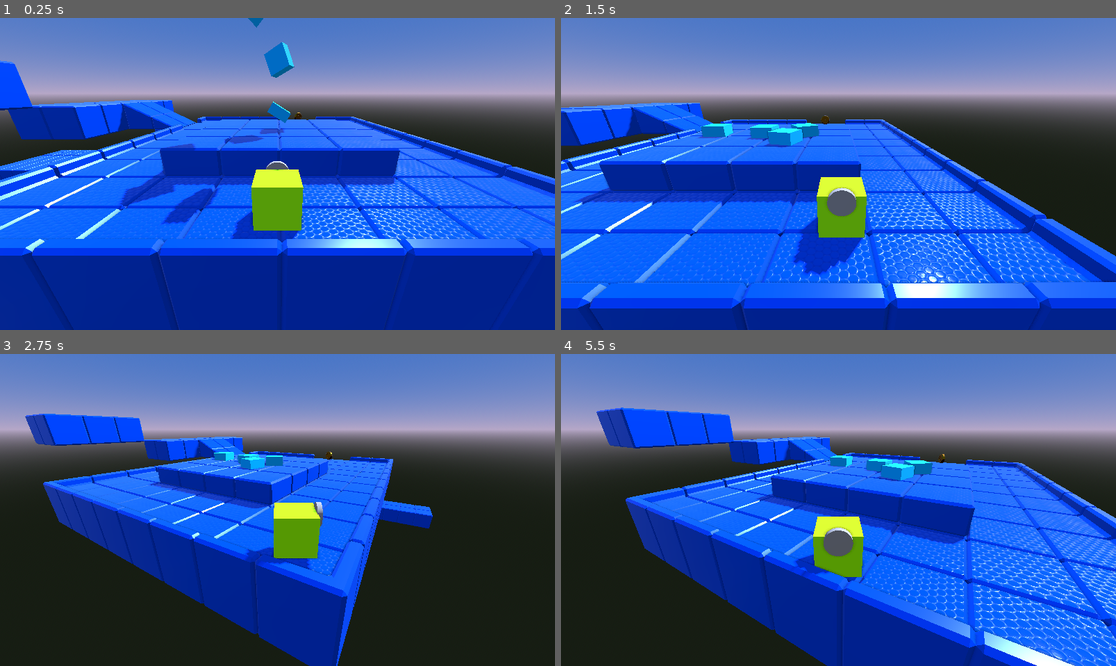
Above: before the commit, frames 1-4 (two rows, left to right).
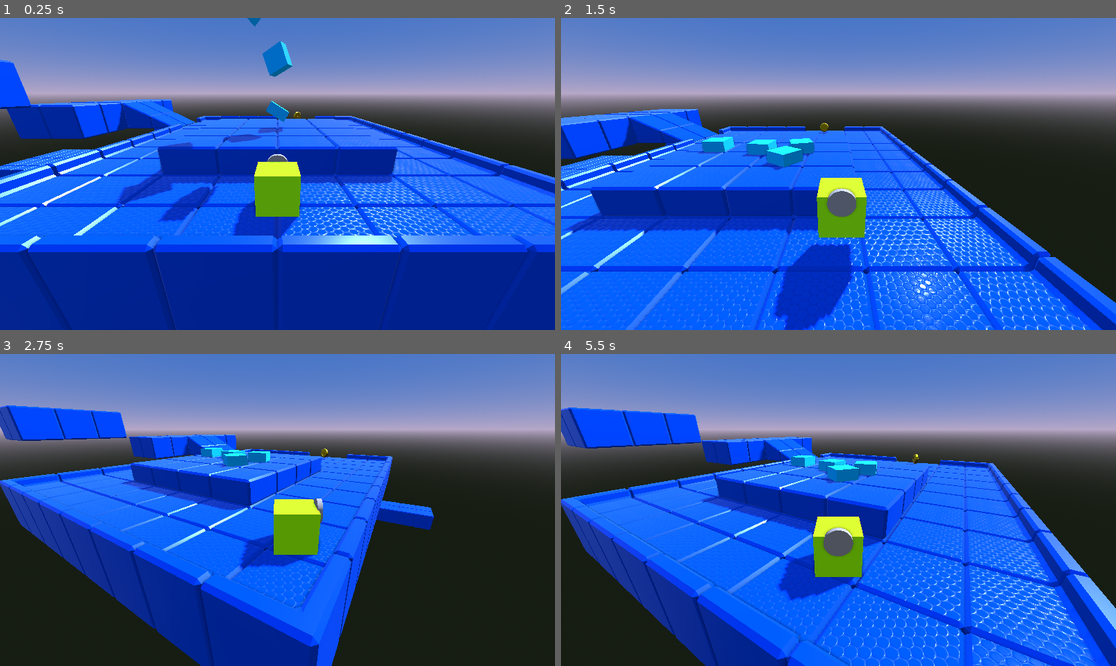
Above: after the commit, the same moments.

Repository: Aran8276/3d-platformer-godot
Game: Godot game, scene res://level_1.tscn
Two runs of this game, one before a commit and one after it. Both use one fixed random seed, a clock stepped at 60 frames per second and the inputs below. The project has no main scene, so this scene is started directly.
Inputs:
- Up to frame 1 (0.25 s): no input
- Up to frame 2 (1.5 s): tap Enter (ui_accept) at 0.5, 0.77 s; hold Right (ui_right) 0.53-1.28 s; tap A (cam_left) at 0.6 s; hold Down (ui_down) from 1.28 s (still down); tap D (cam_right) at 1.35 s
- Up to frame 3 (2.75 s): tap Enter (ui_accept) at 1.52 s; release Down (ui_down) at 2.03 s; hold Right (ui_right) from 2.03 s (still down); tap A (cam_left) at 2.1 s
- Up to frame 4 (5.5 s): release Right (ui_right) at 2.78 s; hold Up (ui_up) 2.78-3.53 s; tap D (cam_right) at 2.85, 4.35 s; tap Enter (ui_accept) at 3.02, 3.77, 4.52 s; hold Left (ui_left) 3.53-5.03 s; tap A (cam_left) at 3.6, 5.1 s; hold Down (ui_down) from 5.03 s (still down)

The runs differ from the first frame. In frame 1, 14% of the frame differs, in the area x 0-100%, y 0-100%; in frame 2, 43%; in frame 3, 25%; in frame 4, 47%, in the area x 0-100%, y 17-100%.

Commit message:
feat: smooth raycast

Diff:
--- a/level_1.tscn
+++ b/level_1.tscn
@@ -26,9 +26,6 @@
 [node name="Block4" parent="Blocks" unique_id=1758820167 instance=ExtResource("1_3hls8")]
 transform = Transform3D(0.70268416, 0.13057326, -0.6994178, -0.57272416, -0.4794613, -0.6649089, -0.42216334, 0.8677948, -0.2621274, -1.0220332, 6.9071345, 0)
 
-[node name="Steve" parent="." unique_id=313516250 instance=ExtResource("2_hbghi")]
-transform = Transform3D(-1, 0, 8.742278e-08, 0, 1, 0, -8.742278e-08, 0, -1, -0.0814805, 0.7968683, 6.4566073)
-
 [node name="Coins" parent="." unique_id=1336586410 instance=ExtResource("4_rka8t")]
 transform = Transform3D(1, 0, 0, 0, 1, 0, 0, 0, 1, 2.0068564, 0.4856664, -10.830872)
 
@@ -41,3 +38,6 @@
 "cells": PackedInt32Array(-3, 65531, 0, -3, 65532, 0, -3, 65533, 0, -3, 65534, 0, -3, 65535, 0, -3, 0, 0, -3, 1, 0, -3, …(3937 unchanged characters)…
 }
 metadata/_editor_floor_ = Vector3(0, -5, 4)
+
+[node name="Steve" parent="." unique_id=313516250 instance=ExtResource("2_hbghi")]
+transform = Transform3D(-1, 0, -8.742278e-08, 0, 1, 0, 8.742278e-08, 0, -1, 0, 0.511702, 6.027)
--- a/steve.gd
+++ b/steve.gd
@@ -2,6 +2,8 @@
 
 const SPEED = 5.0
 const JUMP_VELOCITY = 12
+
+var xform: Transform3D
 
 func _physics_process(delta: float) -> void:
 	# Rotate the camera left / right
@@ -29,7 +31,15 @@
 	if input_dir != Vector2(0, 0):
 		$MeshInstance3D.rotation_degrees.y = $Camera_Controller.rotation_degrees.y - rad_to_deg(input_dir.angle()) + 270
 
+	# Rotate the character to align with the floor
+	if is_on_floor() and input_dir != Vector2(0, 0):
+		align_with_floor($RayCast3D.get_collision_normal())
+		global_transform = global_transform.interpolate_with(xform, 0.3)
+	elif !is_on_floor():
+		align_with_floor(Vector3.UP)
+		global_transform = global_transform.interpolate_with(xform, 0.3)
 
+	# Update the velocity and move the character
 	if direction:
 		velocity.x = direction.x * SPEED
 		velocity.z = direction.z * SPEED
@@ -41,3 +51,9 @@
 
 	# Make Camera_Controller Match the position of myself
 	$Camera_Controller.position = lerp($Camera_Controller.position, position, 10 * delta)
+
+func align_with_floor(floor_normal: Vector3) -> void:
+	xform = global_transform
+	xform.basis.y = floor_normal
+	xform.basis.x = - xform.basis.z.cross(floor_normal)
+	xform.basis = xform.basis.orthonormalized()
--- a/steve.tscn
+++ b/steve.tscn
@@ -27,6 +27,7 @@
 shape = SubResource("BoxShape3D_bh3ft")
 
 [node name="Camera_Controller" type="Node3D" parent="." unique_id=339656422]
+transform = Transform3D(1, 0, 0, 0, 1, 0, 0, 0, 1, 0, 0, 6.6093497)
 top_level = true
 
 [node name="Camera_Target" type="Node3D" parent="Camera_Controller" unique_id=245429124]
@@ -34,3 +35,5 @@
 
 [node name="Camera3D" type="Camera3D" parent="Camera_Controller/Camera_Target" unique_id=48088553]
 current = true
+
+[node name="RayCast3D" type="RayCast3D" parent="." unique_id=1140027283]
